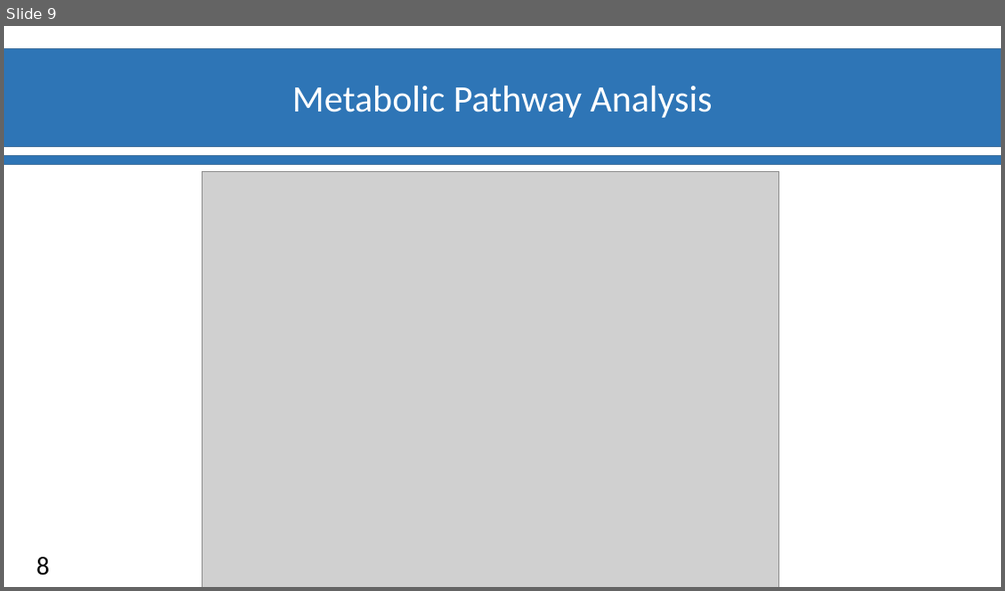
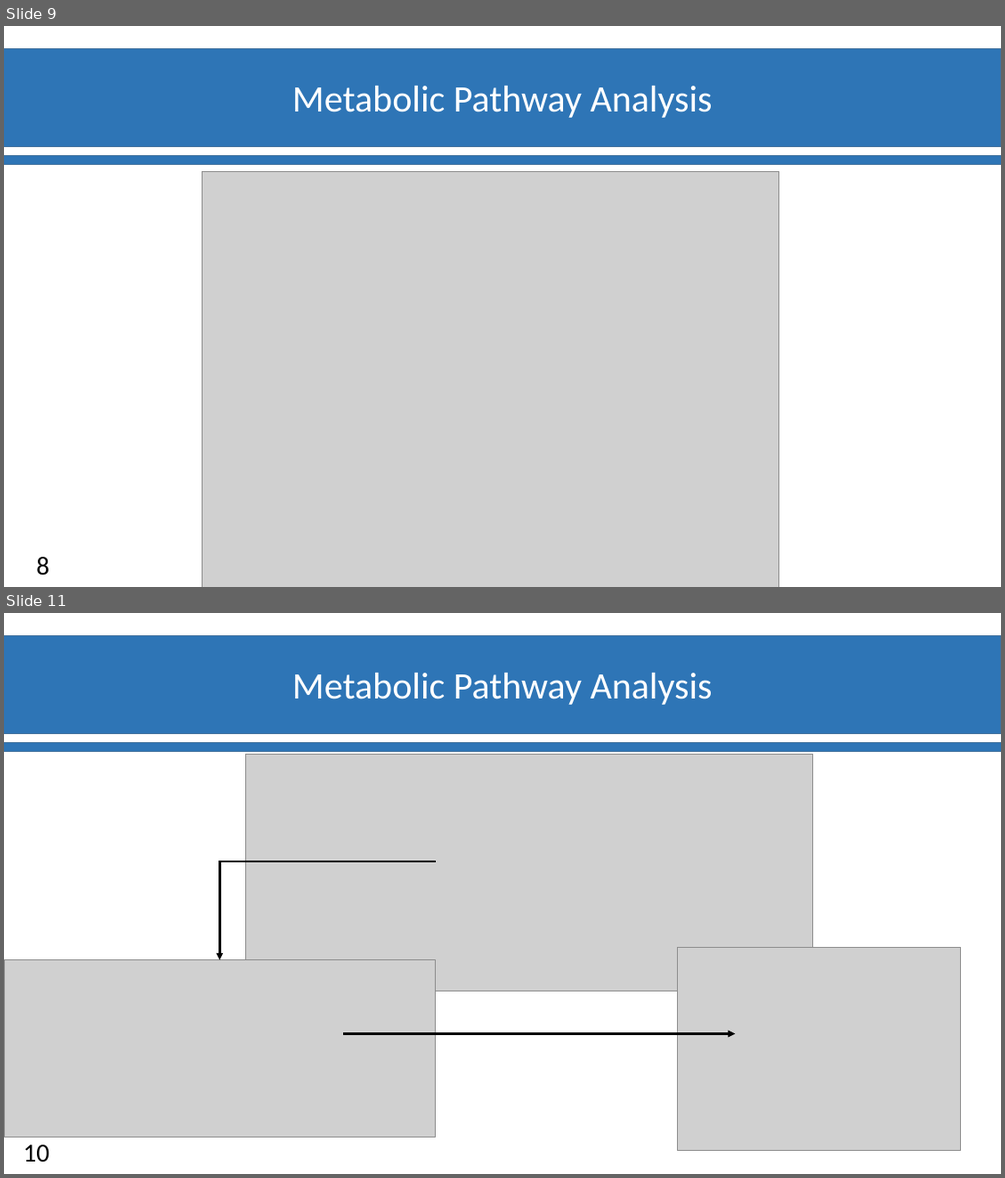
Before and after one commit to Ylefol/projet-INSERM_V5, a slide deck: Slides/Diapos_Suivit_projet.pptx. Shown one above the other, each under a label of ours: slide 9 before the commit, slides 9 and 11 after it; the slides between them are not shown. The pictures are 1005x591 and 1005x1178 pixels, drawn with LibreOffice and Linux fonts; fonts in the diff are those of the drawing; grey boxes stand for pictures; background and template pictures are left out. Boxes give left, top, right and bottom in pixels: in the first picture for what was removed or moved away, otherwise in the second. Text is boxed around its words. In the diff, an @@ line names an element or a change of style, - is before the commit and + after.

```diff
--- a/Slides/Diapos_Suivit_projet.pptx
+++ b/Slides/Diapos_Suivit_projet.pptx
@@ slide 11 added at box(4, 613, 1001, 1174), background #FFFFFF; not listed: 3 template elements that a slide beside it also shows @@
@@ picture added at box(246, 754, 813, 990) @@
@@ elbow arrow added from (437, 861) to (219, 960), #000000 2.25 pt @@
@@ picture added at box(677, 948, 960, 1150) @@
@@ picture added at box(4, 960, 436, 1137) @@
@@ arrow added from (343, 1033) to (736, 1033), #000000 2.25 pt @@
@@ page number added at box(24, 1144, 50, 1162), 25 pt, text #000000 @@
+10
```
Also in this commit, not shown: 1 other slide added, 2 slides removed.
